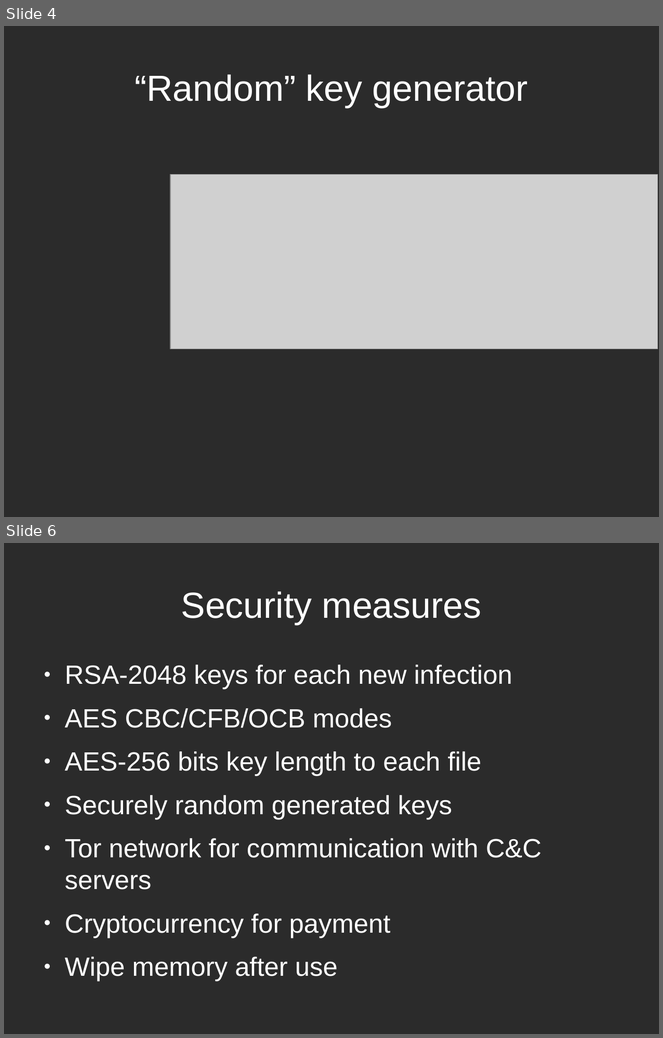
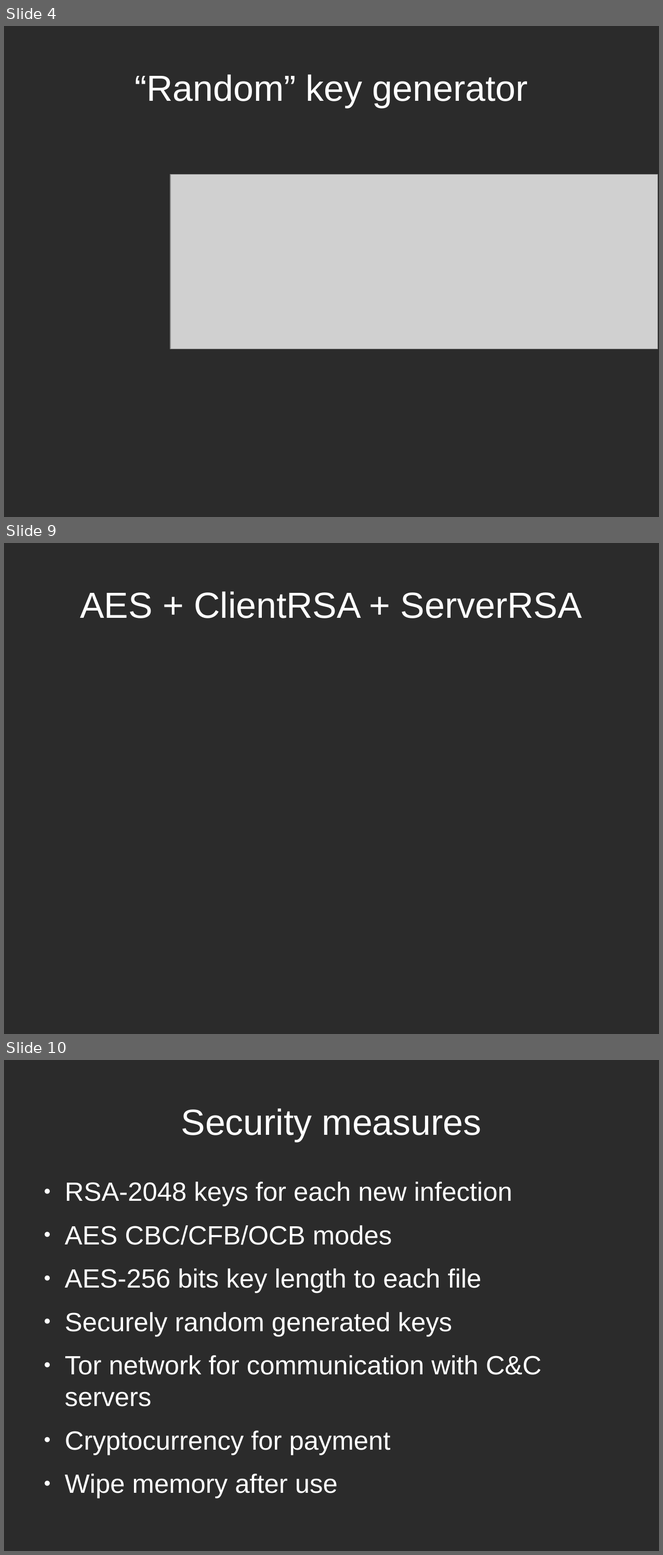
Before and after one commit to tarcisio-marinho/GonnaCry, a slide deck: Python/talk/na_beira_do_rio.odp. Shown one above the other, each under a label of ours: slides 4 and 6 before the commit, slides 4, 9 and 10 after it; the slides between them are not shown. The pictures are 663x1038 and 663x1555 pixels, drawn with LibreOffice and Linux fonts; fonts in the diff are those of the drawing; grey boxes stand for pictures; background and template pictures are left out; a plain dark background stands for a picture behind light text. Boxes give left, top, right and bottom in pixels: in the first picture for what was removed or moved away, otherwise in the second. Text is boxed around its words. In the diff, an @@ line names an element or a change of style, - is before the commit and + after.

```diff
--- a/Python/talk/na_beira_do_rio.odp
+++ b/Python/talk/na_beira_do_rio.odp
@@ slide 9 added at (x1=4, y1=543, x2=659, y2=1034), background picture (left out) @@
@@ title added at (x1=80, y1=591, x2=582, y2=618), 44 pt, text #FFFFFF @@
+AES + ClientRSA + ServerRSA
@@ what was slide 6 is now slide 10 @@
```
Also in this commit, not shown: 1 slide changed, 3 other slides added, 2 other files.
